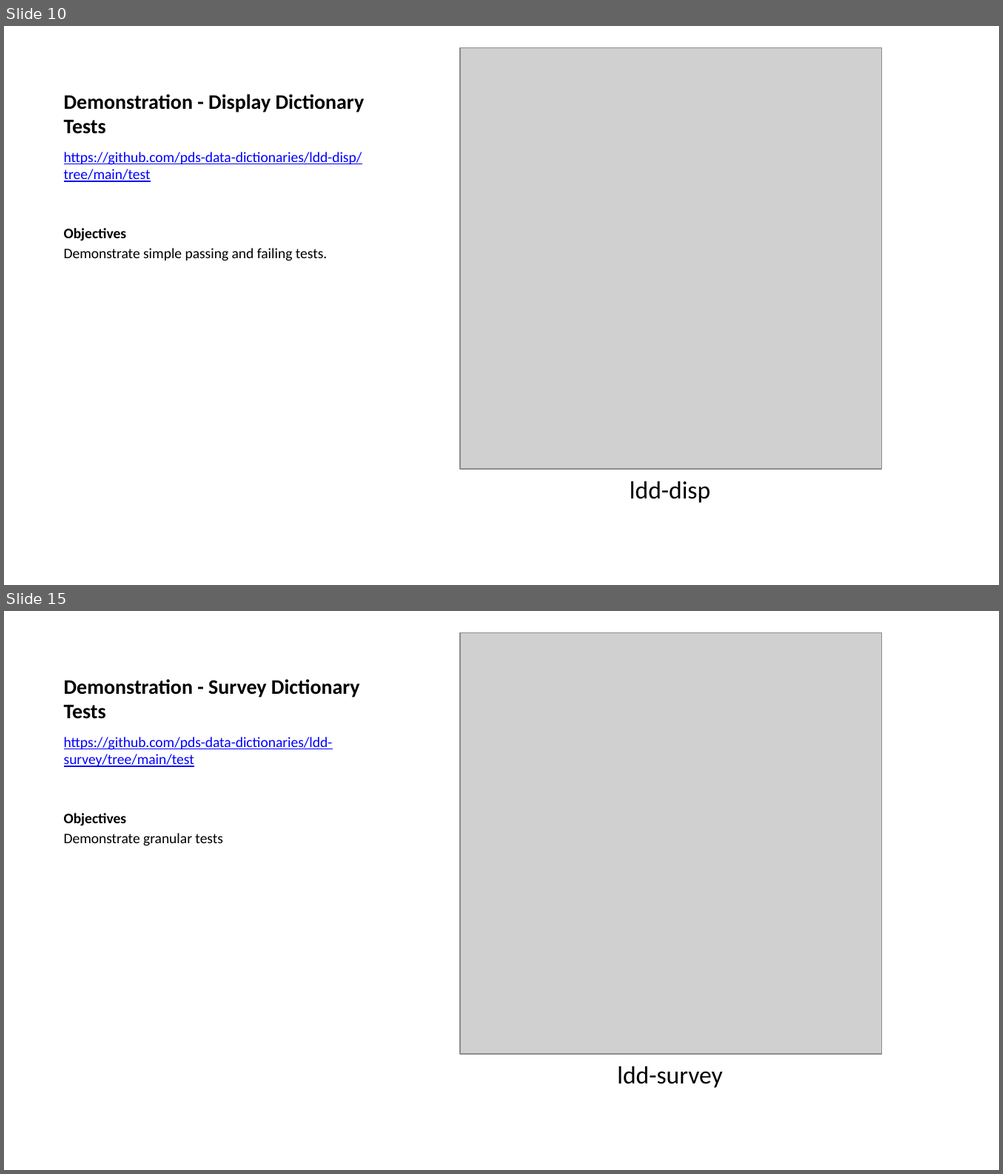
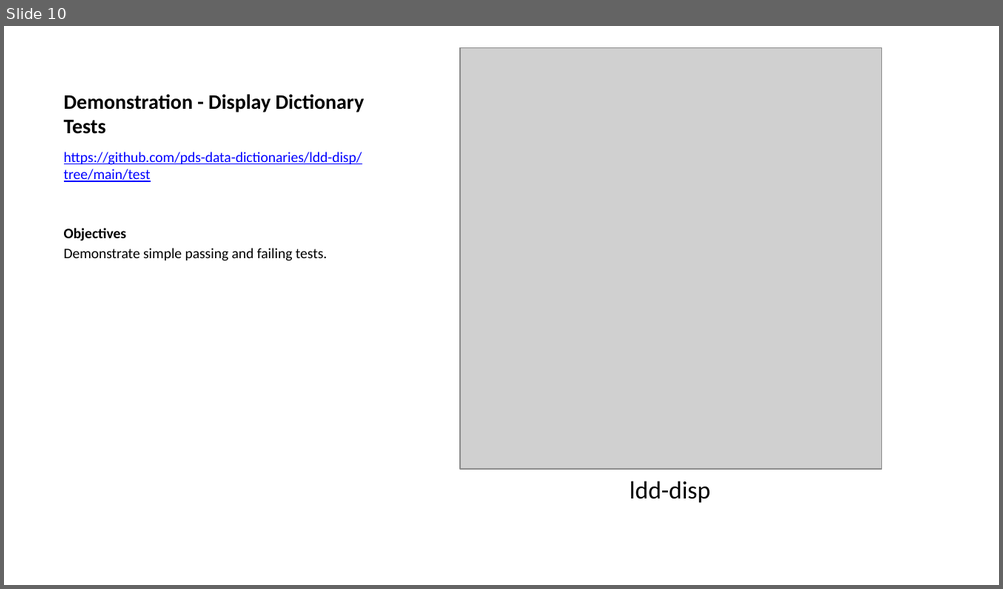
Before and after one commit to sbn-psi/dmsp, a slide deck: LDDTesting/stone-LDDTestingOverview.pptx. Shown one above the other, each under a label of ours: slides 10 and 15 before the commit, slide 10 after it; the slides between them are not shown. The pictures are 1003x1174 and 1003x589 pixels, drawn with LibreOffice and Linux fonts; fonts in the diff are those of the drawing; grey boxes stand for pictures. Boxes give left, top, right and bottom in pixels: in the first picture for what was removed or moved away, otherwise in the second. Text is boxed around its words. In the diff, an @@ line names an element or a change of style, - is before the commit and + after.

```diff
--- a/LDDTesting/stone-LDDTestingOverview.pptx
+++ b/LDDTesting/stone-LDDTestingOverview.pptx
@@ slide 15 removed at <box>4,611,999,1170</box>, background #FFFFFF @@
@@ picture removed at <box>460,633,881,1054</box> @@
@@ title removed at <box>64,679,360,719</box> @@
-Demonstration - Survey Dictionary Tests
@@ text removed at <box>64,737,333,846</box> @@
-https://github.com/pds-data-dictionaries/ldd-survey/tree/main/test
-Objectives
-Demonstrate granular tests
@@ text removed at <box>617,1066,722,1088</box> @@
-ldd-survey
```
Also in this commit, not shown: 15 other slides removed, 4 other files.
